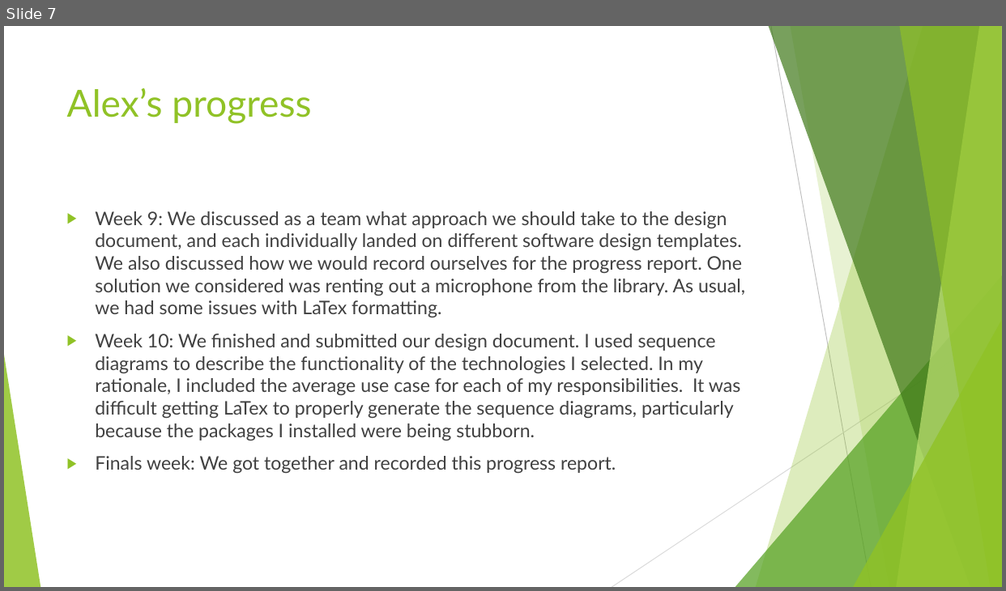
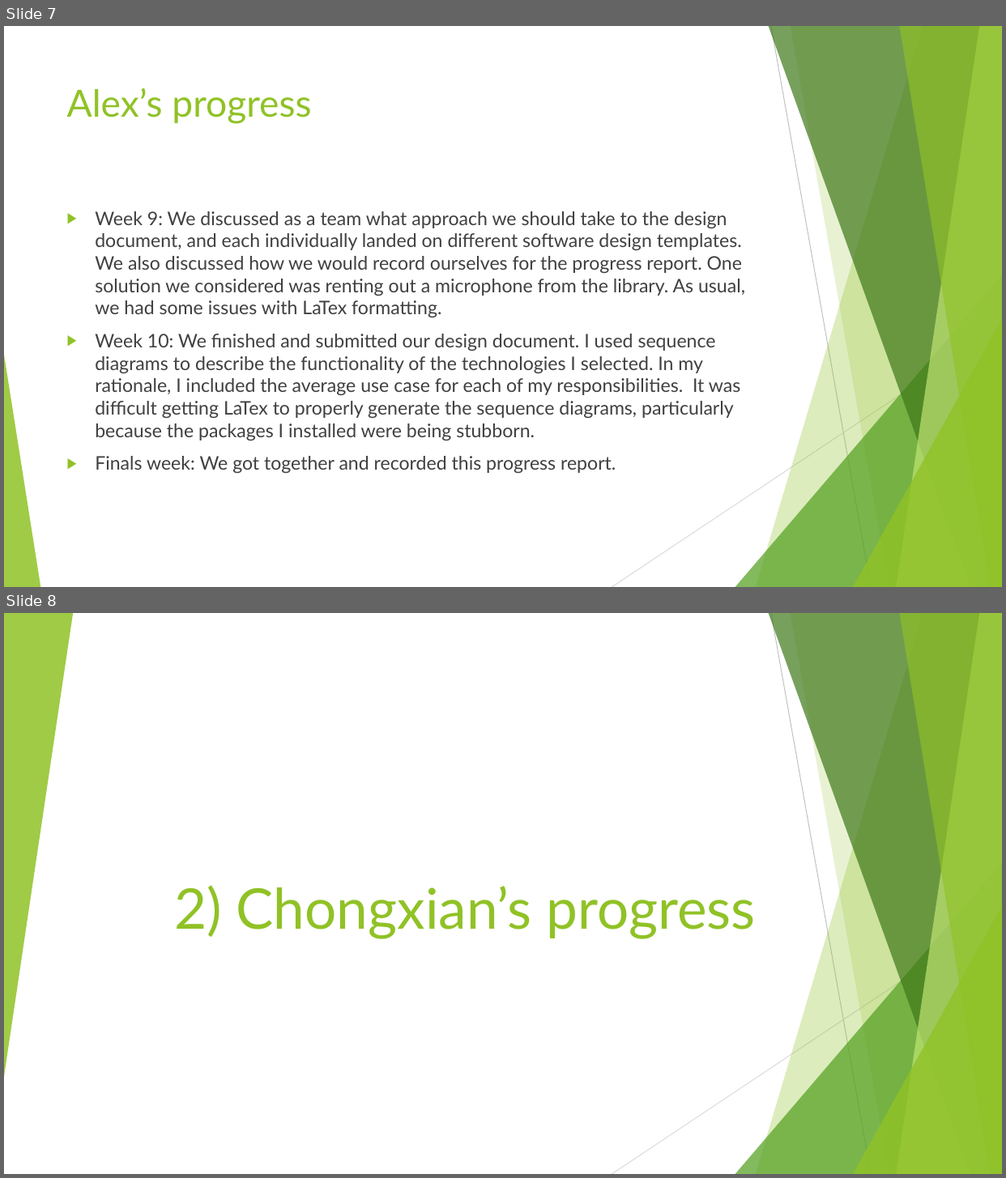
Before and after one commit to AlexDCraig/senior-capstone-project, a slide deck: progressreport.pptx. Shown one above the other, each under a label of ours: slide 7 before the commit, slides 7 and 8 after it. The pictures are 1006x591 and 1006x1178 pixels, drawn with LibreOffice and Linux fonts; fonts in the diff are those of the drawing. Boxes give left, top, right and bottom in pixels: in the first picture for what was removed or moved away, otherwise in the second. Text is boxed around its words. In the diff, an @@ line names an element or a change of style, - is before the commit and + after.

```diff
--- a/progressreport.pptx
+++ b/progressreport.pptx
@@ slide 8 added at (x1=4, y1=613, x2=1002, y2=1174), background #FFFFFF; not listed: 9 template elements that a slide beside it also shows @@
@@ triangle added at (x1=4, y1=613, x2=73, y2=1077), fill #90C226 at 85% opacity @@
@@ title added at (x1=174, y1=885, x2=756, y2=939), 54 pt, text #90C226 @@
+2) Chongxian’s progress
```
Also in this commit, not shown: 1 slide changed, 3 other slides added.
